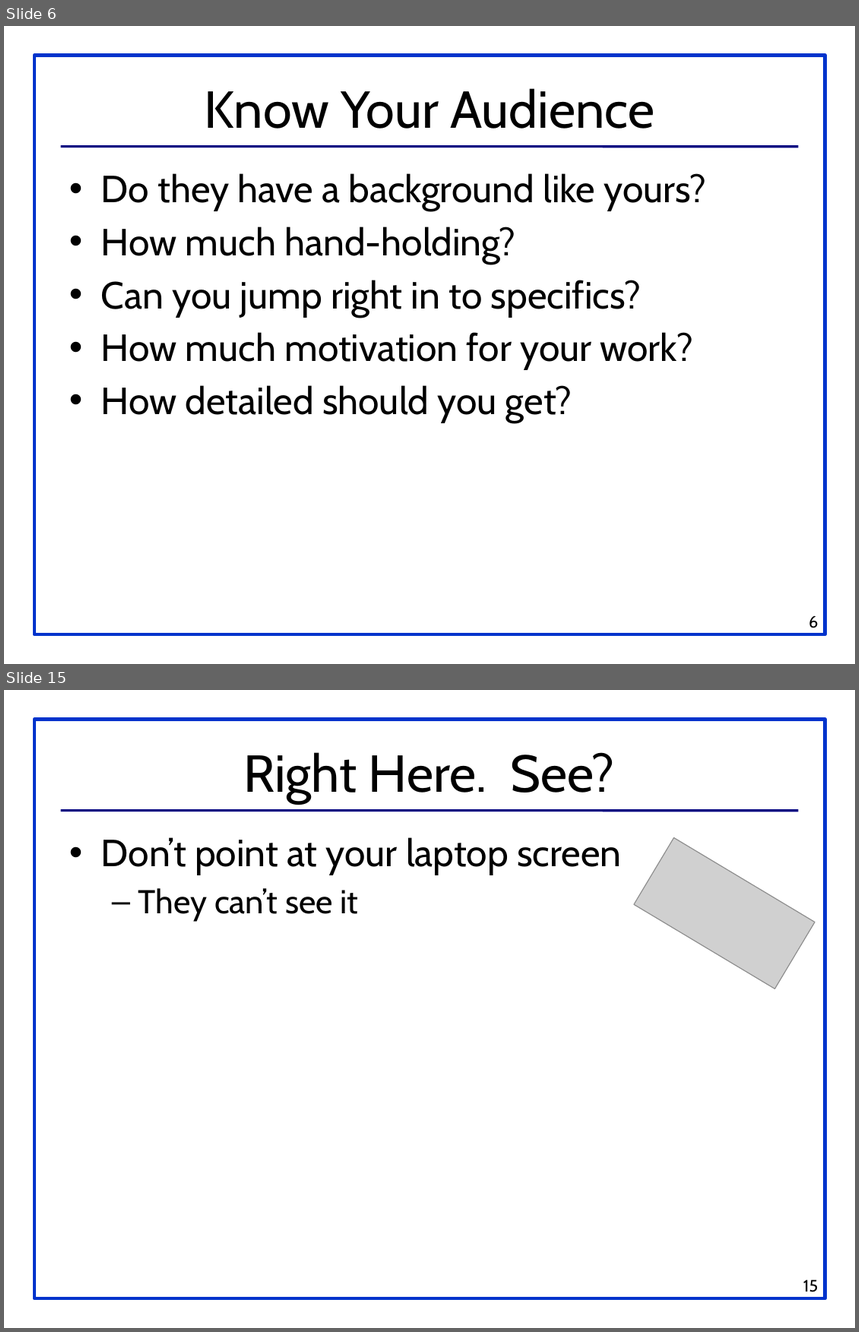
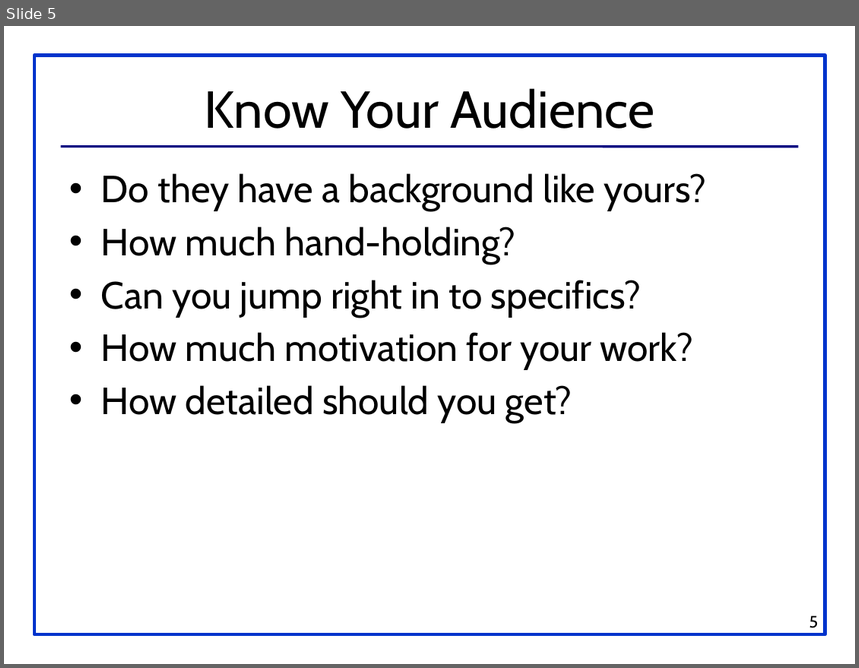
Before and after one commit to alextesy/Hackaton, a slide deck: PresentationGuide.pptx. Shown one above the other, each under a label of ours: slides 6 and 15 before the commit, slide 5 after it; the slides between them are not shown. The pictures are 859x1332 and 859x668 pixels, drawn with LibreOffice and Linux fonts; fonts in the diff are those of the drawing; grey boxes stand for pictures. Boxes give left, top, right and bottom in pixels: in the first picture for what was removed or moved away, otherwise in the second. Text is boxed around its words. In the diff, an @@ line names an element or a change of style, - is before the commit and + after.

Commit message:
updated presentation and screenshot

```diff
--- a/PresentationGuide.pptx
+++ b/PresentationGuide.pptx
@@ slide 15 removed at <box>4,690,855,1328</box>, background #FFFFFF; not listed: 2 template elements that a slide beside it also shows @@
@@ title removed at <box>244,752,615,804</box> @@
-Right Here. See?
@@ text removed at <box>101,837,621,922</box> @@
-• Don’t point at your laptop screen
-  – They can’t see it
@@ picture removed at <box>634,838,815,989</box> @@
@@ page number removed at <box>804,1280,818,1293</box> @@
-15
@@ what was slide 6 is now slide 5 @@
@@ page number at <box>810,616,819,629</box>: text changed @@
-6
+5
```
Also in this commit, not shown: 3 slides changed, 45 other slides removed, 1 other file.
